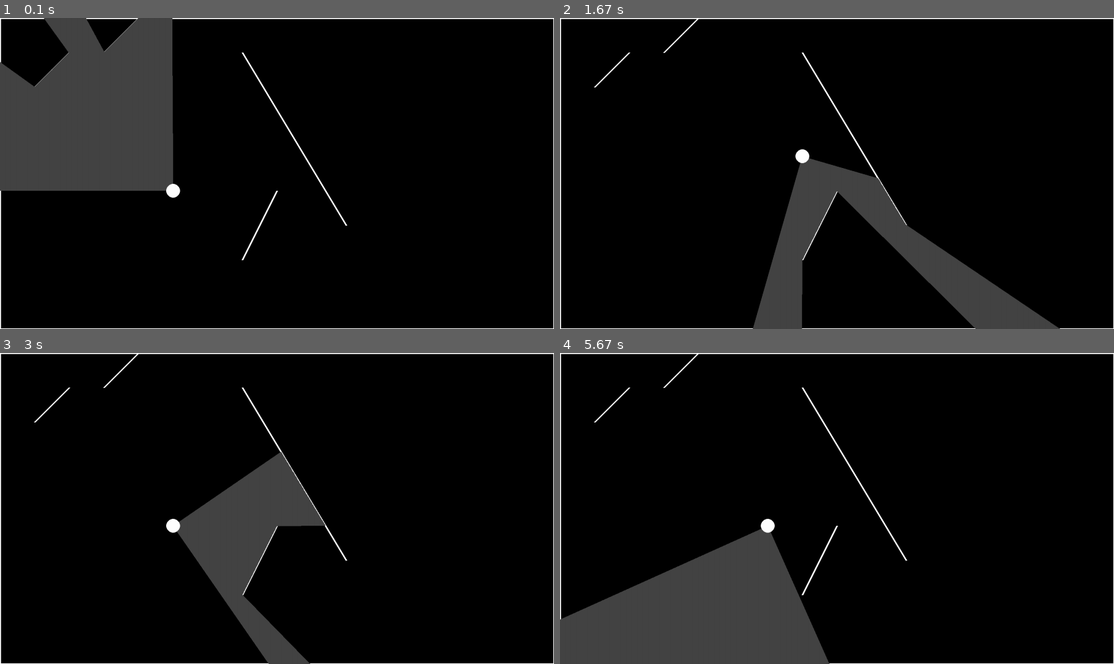
Above: before the commit, frames 1-4 (two rows, left to right).
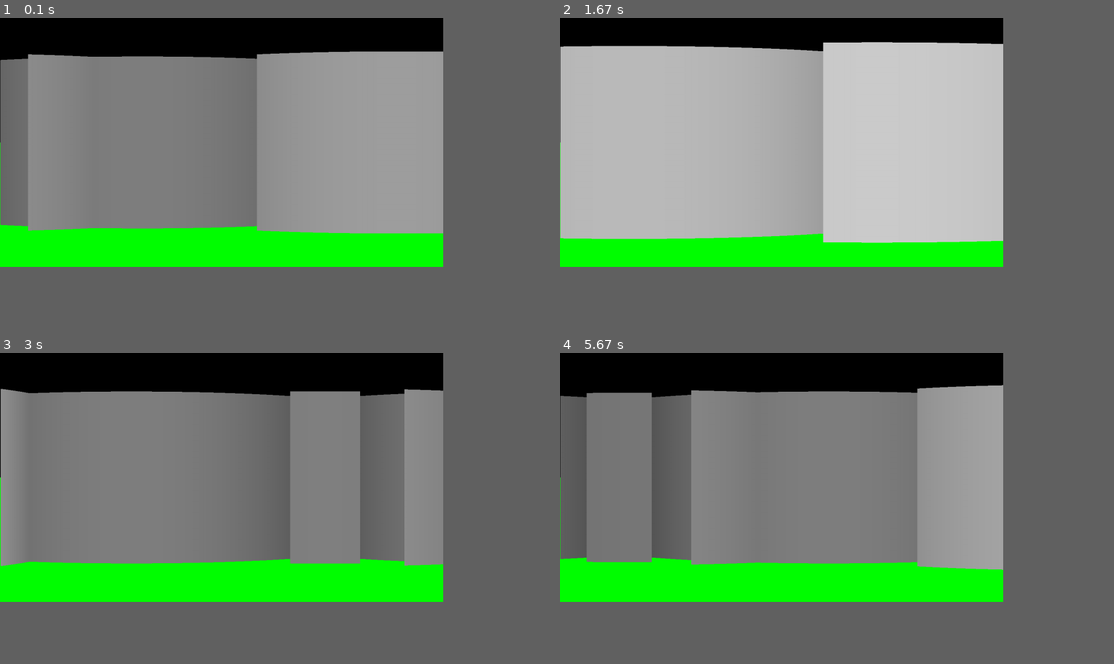
Above: after the commit, the same moments.

Repository: BinhBender/RayCasting
Game: pygame game, started from main.py
Same seed, same stepped clock (60 frames per second), same inputs: the game is played once before the commit and once after it.
Inputs (mouse positions are in pixels of both pictures, inside the frame that each line leads up to):
- Up to frame 1 (0.1 s): no input
- Up to frame 2 (1.67 s): hold D 0.33-0.8 s; move the mouse to (764, 151) at 0.37 s; hold W 0.83-1.3 s; move the mouse to (676, 145) at 0.87 s; hold D from 1.33 s (still down); move the mouse to (825, 198) at 1.37 s
- Up to frame 3 (3 s): release D at 1.8 s; hold A 1.83-2.37 s; move the mouse to (83, 440) at 1.87 s; hold S 2.4-2.87 s; move the mouse to (83, 536) at 2.43 s; hold A from 2.9 s (still down); move the mouse to (382, 564) at 2.93 s
- Up to frame 4 (5.67 s): release A at 3.37 s; hold W 3.4-3.87 s; move the mouse to (831, 499) at 3.43 s; hold D 3.9-4.53 s; move the mouse to (665, 384) at 3.93 s; hold S 4.57-5.03 s; move the mouse to (792, 393) at 4.6 s; hold A 5.07-5.53 s; move the mouse to (620, 471) at 5.1 s; hold D from 5.57 s (still down); move the mouse to (759, 542) at 5.6 s
In our replay, the window is 900x506 before the commit and 720x405 after it. These sizes can differ from the game's own. Grey fills any space a smaller window leaves; there, only what the larger window draws over its background counts as a difference.

The runs differ from the first frame. In frame 1, 58% of the frame differs, in the area x 0-100%, y 0-100%; in frame 2, 62%; in frame 3, 56%; in frame 4, 64%.

Commit message:
Finished the pseudo 3D effect

Diff:
--- a/pyGameCore.py
+++ b/pyGameCore.py
@@ -7,10 +7,12 @@
 import math
 from pygame import Vector2
 
+
+
 def RunGame():
   # pygame setup
   pygame.init()
-  Bounds = (1600, 900)
+  Bounds = (1280, 720)
   screen = pygame.display.set_mode(Bounds)
   pygame.display.set_caption("Ray Casting by Binh Nguyen")
   clock = pygame.time.Clock()
@@ -18,8 +20,8 @@
 
   #camfldkjakY = 300
   rot = Vector2(0,0)
-  Cam = raycast.Camera(500, 500, 270)
-  Cam.Set_Fov(90)
+  Cam = raycast.Camera(Bounds[0]/2, Bounds[1]/2, Bounds[0])
+  Cam.Set_Fov(103)
 
   PosOffset = Vector2(500, 500)
   #Maps
@@ -44,6 +46,7 @@
   def DrawLines(listLines):
     for i in listLines:
       pygame.draw.line(screen, 0x00ffffff, i.start, i.end, 5)
+
   def DrawRayCastLines(pos, listLines):
     for i in listLines:
       pygame.draw.aaline(screen, 0x00ffffff, pos, i, 1)
@@ -88,7 +91,7 @@
         movement.x = 1.0
     #print(movement)
     return movement
-
+#Main Loop
   while running:
       move = Vector2(0,0)
       # poll for events
@@ -102,29 +105,38 @@
           print(move)
 
       if move != Vector2(0,0):
-        PosOffset.x += move.x * 100
-        PosOffset.y += move.y * 100
+        PosOffset.x += move.x * 50
+        PosOffset.y += move.y * 50
         #Cam.move(move, 100)
         #print(Cam.position)
 
       # fill the screen with a color to wipe away anything from last frame
       screen.fill(0x00000000)
+      #Rotation of the character
+      #This is for a orbit effect, only for demo of raycasting
       rot = Cam.RotationMatrix(rot.x, rot.y, .01)
       Cam.position.x = rot.x + PosOffset.x
       Cam.position.y = rot.y + PosOffset.y
-      #print(Cam.position)
+
+      #Gets points the cam in the direction of the mouse
+      #Cam.direction = Vector2(pygame.mouse.get_pos()[0] - Cam.position.x ,pygame.mouse.get_pos()[1] - Cam.position.y).normalize()
+      #Rotates the character based on the movement of the x direction of the mouse
+      Cam.Rotate(pygame.mouse.get_rel()[0]/100)
 
       # RENDER YOUR GAME HERE
       #Draws the walls
-      DrawLines(MapManager.objects)
-      Cam.direction = Vector2(-pygame.mouse.get_pos()[0] + Cam.position.x ,-pygame.mouse.get_pos()[1] + Cam.position.y).normalize()
+      #DrawLines(MapManager.objects)
+      pygame.draw.rect(screen, 0x0000ff00, pygame.Rect(0,Bounds[1]/2, Bounds[0],Bounds[1]/2))
+
+
       endpoints = Cam.RaycastSphere(MapManager.objects)
-      endpoints.append(Cam.position)
+      Cam.Render(screen, MapManager.objects, endpoints)
+      #endpoints.append(Cam.position) #This is for the polygon stuff
       #Draw the raycast lines
-      DrawLight(endpoints)
+      #DrawLight(endpoints)
       #DrawRayCastLines(Cam.position,endpoints)
       #Draw circle pf players
-      pygame.draw.circle(screen, 0x00ffffff, Cam.position, 20)
+      #pygame.draw.circle(screen, 0x00ffffff, Cam.position, 20)
       #Cam.Rotate(0.01)
       # flip() the display to put your work on screen
 
--- a/raycast.py
+++ b/raycast.py
@@ -24,9 +24,8 @@
     self.position = Vector2(posx, posy)
     self.resolution = resolution  #How many rays we will be drawing within the fov
 
-    self.dirx = 1
-    self.diry = -3
-    self.direction = Vector2(self.dirx, self.diry).normalize()
+
+    self.direction = Vector2(1,0)
     self.fov = 360
 
   def move(self, direction, speed):
@@ -66,9 +65,9 @@
       return Vector2(x1 + t * (x2 - x1), y1 + t * (y2 - y1))
     return None
   def Rotate(self, turnAmount):
-    x = self.dirx
-    y = self.diry
-    self.direction = Vector2((x * math.cos(turnAmount)) - (y * math.sin(turnAmount)), (x * math.sin(turnAmount) )+ (y * math.cos(turnAmount)))
+    #x = self.dirx
+    #y = self.diry
+    self.direction = Vector2((self.direction.x * math.cos(turnAmount)) - (self.direction.y * math.sin(turnAmount)), (self.direction.x * math.sin(turnAmount) )+ (self.direction.y * math.cos(turnAmount)))
 
     self.dirx = self.direction.x
     self.diry = self.direction.y
@@ -104,10 +103,10 @@
 
   def RaycastSphere(self, _map):
     #How much we are moving per degree
-    fov =  math.radians(self.fov)
-    anglestep = fov / self.resolution
+    fovRad =  math.radians(self.fov)
+    anglestep = -fovRad / self.resolution
 
-    start = self.RotationMatrix(self.direction.x, self.direction.y, 1.5* fov)
+    start = self.RotationMatrix(self.direction.x, self.direction.y, fovRad/2)
     i = 0
     ray = start
 
@@ -121,7 +120,25 @@
       ray = self.RotationMatrix(ray.x, ray.y, anglestep)
 
     return EndPoints
+  def Render(self, screen, _map, endpoints) -> list:
+    j = screen.get_width()
+    for i in endpoints:
+      dist = self.position.distance_to(i)
 
+      #print(f" Distance: {dist}")
+      maxBright = pygame.Color("white")
+
+      #The 1000 for the distance limit is arbitrary
+      brightness = maxBright.lerp(0, pygame.math.clamp(dist,0.0, 1000.0)/ 1000.0)
+
+      start = Vector2(j, math.sqrt(dist) *5)
+      print(f"Start: {start}")
+      end = Vector2(j, screen.get_height() - math.sqrt(dist)*5)
+      print(f"End: {end}")
+
+      #print(f" Brightness: {brightness}")
+      pygame.draw.line(screen, brightness, start, end)
+      j -= 1
 
 
 c = Camera(10, 10, 90)
--- a/test.py
+++ b/test.py
@@ -1,40 +1,95 @@
 import pygame
+import numpy as np
 
-# Window size
-WINDOW_WIDTH    = 400
-WINDOW_HEIGHT   = 400
+# Initialize all imported pygame modules
+pygame.init()
 
-### initialisation
-pygame.init()
-window = pygame.display.set_mode( ( WINDOW_WIDTH, WINDOW_HEIGHT ) )
-pygame.display.set_caption("Gradient Rect")
+# Define some constants
+SCREEN_WIDTH = 800
+SCREEN_HEIGHT = 600
+FPS = 60
 
-def gradientRect( window, left_colour, right_colour, target_rect ):
-    """ Draw a horizontal-gradient filled rectangle covering <target_rect> """
-    colour_rect = pygame.Surface( ( 2, 2 ) )                                   # tiny! 2x2 bitmap
-    pygame.draw.line( colour_rect, left_colour,  ( 0,0 ), ( 0,1 ) )            # left colour line
-    pygame.draw.line( colour_rect, right_colour, ( 1,0 ), ( 1,1 ) )            # right colour line
-    colour_rect = pygame.transform.smoothscale( colour_rect, ( target_rect.width, target_rect.height ) )  # stretch!
-    window.blit( colour_rect, target_rect )                                    # paint it
+# Set up the display surface
+screen = pygame.display.set_mode((SCREEN_WIDTH, SCREEN_HEIGHT))
+pygame.display.set_caption('Advanced Shader Programming with Pygame')
 
+# Vertex shader program
+vertex_shader = '''
+varying vec2 vTexCoord;
 
-### Main Loop
+void main() {
+    gl_Position = gl_ModelViewProjectionMatrix * gl_Vertex;
+    vTexCoord = vec2(gl_MultiTexCoord0);
+}
+'''
+
+# Fragment shader program for a simple light effect
+fragment_shader = '''
+uniform sampler2D uTexture;
+varying vec2 vTexCoord;
+uniform vec3 uLightColor;
+uniform vec3 uLightPosition;
+uniform float uLightPower;
+
+void main() {
+    vec4 textureColor = texture2D(uTexture, vTexCoord);
+    vec3 lightDir = normalize(uLightPosition - vec3(gl_FragCoord.xy, 0.0));
+    float diff = max(dot(lightDir, vec3(0.0, 0.0, 1.0)), 0.0);
+    vec3 diffuse = uLightColor * textureColor.rgb * diff * uLightPower;
+    gl_FragColor = vec4(diffuse + textureColor.rgb, textureColor.a);
+}
+'''
+
+# Create a texture
+def create_texture(width, height, color):
+    texture_data = np.full((height, width, 3), color, dtype=np.uint8)
+    texture_surface = pygame.surfarray.make_surface(texture_data)
+    texture = screen.convert(texture_surface)
+    return texture
+
+# Compile shader function
+def compile_shader(shader_code, shader_type):
+    shader = glCreateShader(shader_type)
+    glShaderSource(shader, shader_code)
+    glCompileShader(shader)
+    return shader
+
+# Link shader program
+def link_program(vertex_shader, fragment_shader):
+    program = glCreateProgram()
+    glAttachShader(program, vertex_shader)
+    glAttachShader(program, fragment_shader)
+    glLinkProgram(program)
+    return program
+
+# Main loop
+running = True
 clock = pygame.time.Clock()
-finished = False
-while not finished:
+while running:
+    for event in pygame.event.get():
+        if event.type == pygame.QUIT:
+            running = False
 
-    # Handle user-input
-    for event in pygame.event.get():
-        if ( event.type == pygame.QUIT ):
-            done = True
+    # Update game logic here
 
-    # Update the window
-    window.fill( ( 0,0,0 ) )
-    gradientRect( window, (0, 255, 0), (0, 0, 0), pygame.Rect( 10,100, 300, 100 ) )
-    gradientRect( window, (255, 255, 0), (0, 0, 255), pygame.Rect( 100,200, 128, 64 ) )
+    # Drawing code
+    screen.fill((0, 0, 0))  # Fill the screen with black
+
+    # Activate shader program
+    glUseProgram(shader_program)
+
+    # Set shader uniforms
+    glUniform3f(uLightColor_loc, 1.0, 1.0, 1.0)  # White light
+    glUniform3f(uLightPosition_loc, 400.0, 300.0, 0.0)  # Center of screen
+    glUniform1f(uLightPower_loc, 1.0)  # Light power
+
+    # Draw textured quad here using shaders
+
+    # Swap the display buffers
     pygame.display.flip()
 
-    # Clamp FPS
-    clock.tick_busy_loop(60)
+    # Cap the frame rate
+    clock.tick(FPS)
 
+# Clean up
 pygame.quit()
